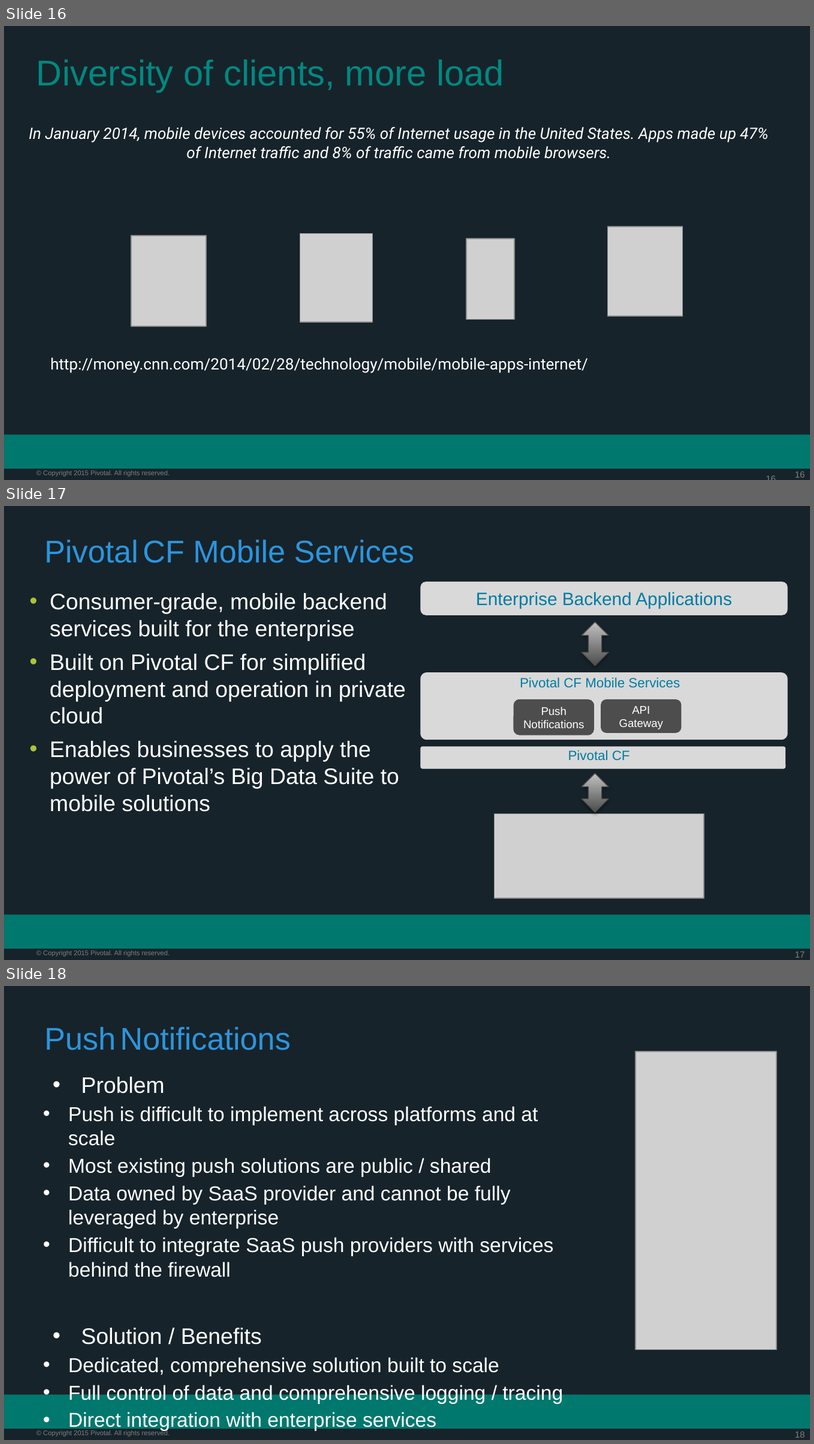
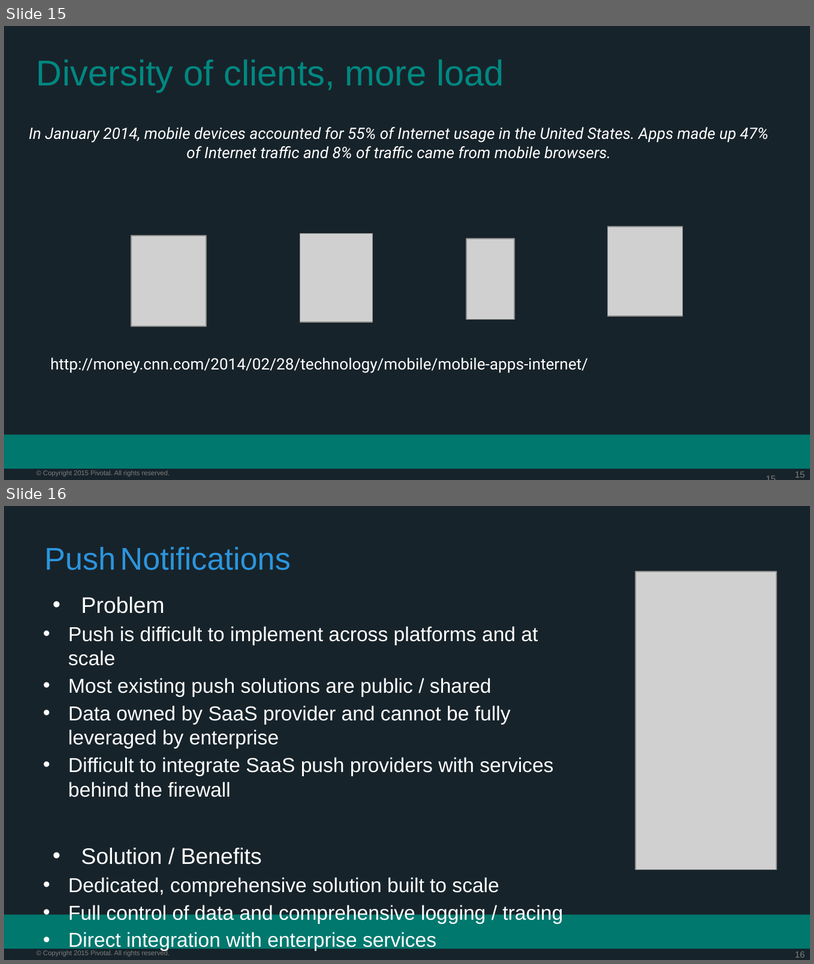
Before and after one commit to vmware-archive/PCF-Workshop-101, a slide deck: presentations/Session_4_Services_Overview.pptx. Shown one above the other, each under a label of ours: slides 16, 17 and 18 before the commit, slides 15 and 16 after it. The pictures are 814x1444 and 814x964 pixels, drawn with LibreOffice and Linux fonts; fonts in the diff are those of the drawing; grey boxes stand for pictures; background and template pictures are left out. Boxes give left, top, right and bottom in pixels: in the first picture for what was removed or moved away, otherwise in the second. Text is boxed around its words. In the diff, an @@ line names an element or a change of style, - is before the commit and + after.

Commit message:
Updated for EOL mobile services

```diff
--- a/presentations/Session_4_Services_Overview.pptx
+++ b/presentations/Session_4_Services_Overview.pptx
@@ slide 17 removed at [4, 506, 810, 960], background #17232A; not listed: 3 template elements that a slide beside it also shows @@
@@ title removed at [44, 540, 414, 563] @@
-Pivotal CF Mobile Services
@@ text removed at [50, 593, 406, 811] @@
-• Consumer-grade, mobile backend services built for the enterprise
-• Built on Pivotal CF for simplified deployment and operation in private cloud
-• Enables businesses to apply the power of Pivotal’s Big Data Suite to mobile solutions
@@ rounded rectangle removed at [421, 582, 789, 616] @@
-Enterprise Backend Applications
@@ up down arrow removed at [582, 622, 609, 666] @@
@@ rounded rectangle removed at [421, 672, 789, 739] @@
-Pivotal CF Mobile Services
@@ rounded rectangle removed at [513, 700, 594, 735] @@
-Push
-Notifications
@@ rounded rectangle removed at [601, 700, 681, 733] @@
-API
-Gateway
@@ rounded rectangle removed at [421, 747, 786, 769] @@
-Pivotal CF
@@ up down arrow removed at [582, 773, 609, 811] @@
@@ picture removed at [494, 813, 704, 898] @@
@@ what was slide 16 is now slide 15 @@
@@ what was slide 18 is now slide 16 @@
@@ page number at [795, 951, 806, 957]: text changed @@
-18
+16
```
Also in this commit, not shown: 1 slide added, 2 other slides removed.
